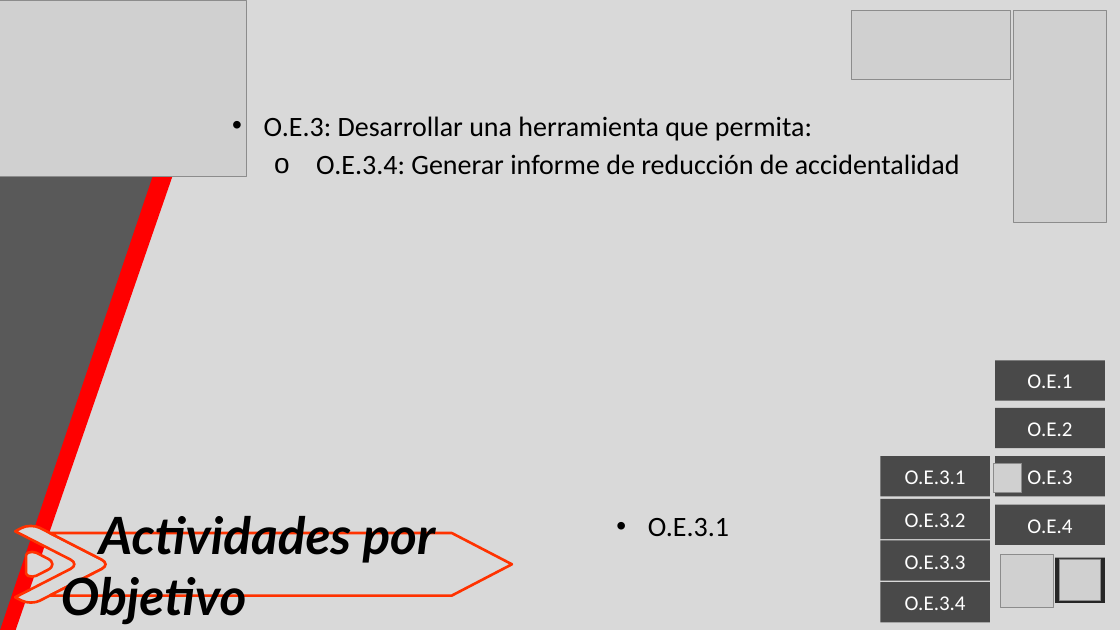
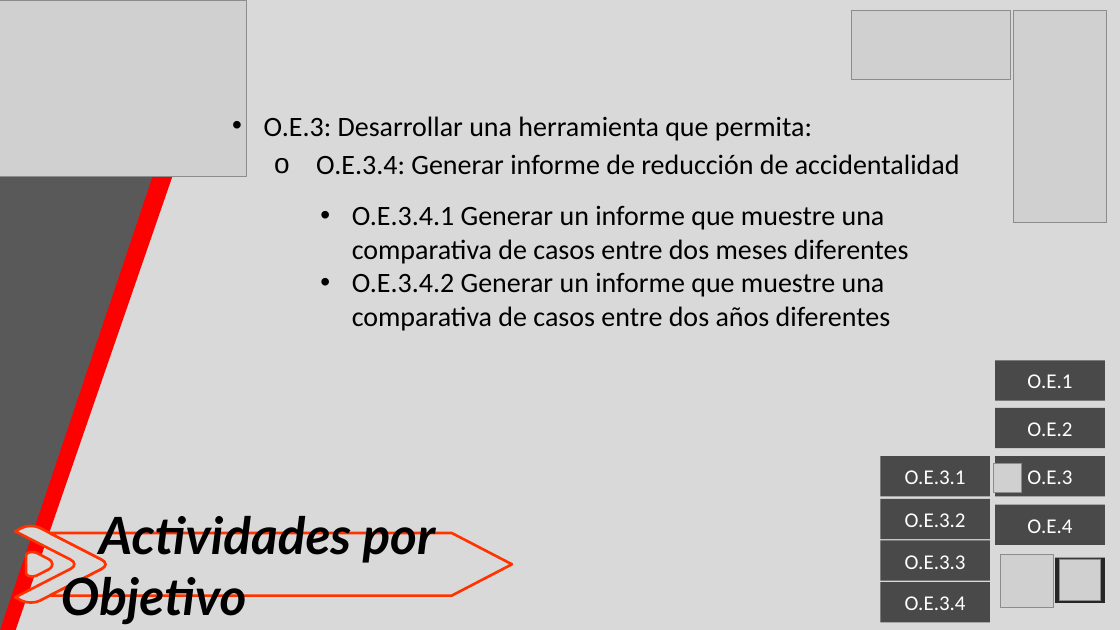
Before and after one commit to Alfiie1203/PresentacionTesis, a slide deck: slide 15 of Presentacion tesis.pptx. Drawn at 1120x630 pixels with LibreOffice and Linux fonts; fonts in the diff are those of the drawing; grey boxes stand for pictures. Boxes give left, top, right and bottom in pixels: in the first picture for what was removed or moved away, otherwise in the second. Text is boxed around its words. In the diff, an @@ line names an element or a change of style, - is before the commit and + after.

```diff
--- a/Presentacion tesis.pptx
+++ b/Presentacion tesis.pptx
@@ text at (x1=352, y1=205, x2=909, y2=331): text changed @@
-• O.E.3.1
+• O.E.3.4.1 Generar un informe que muestre una comparativa de casos entre dos meses diferentes
+• O.E.3.4.2 Generar un informe que muestre una comparativa de casos entre dos años diferentes
```
Also in this commit, not shown: 4 other slides changed.
